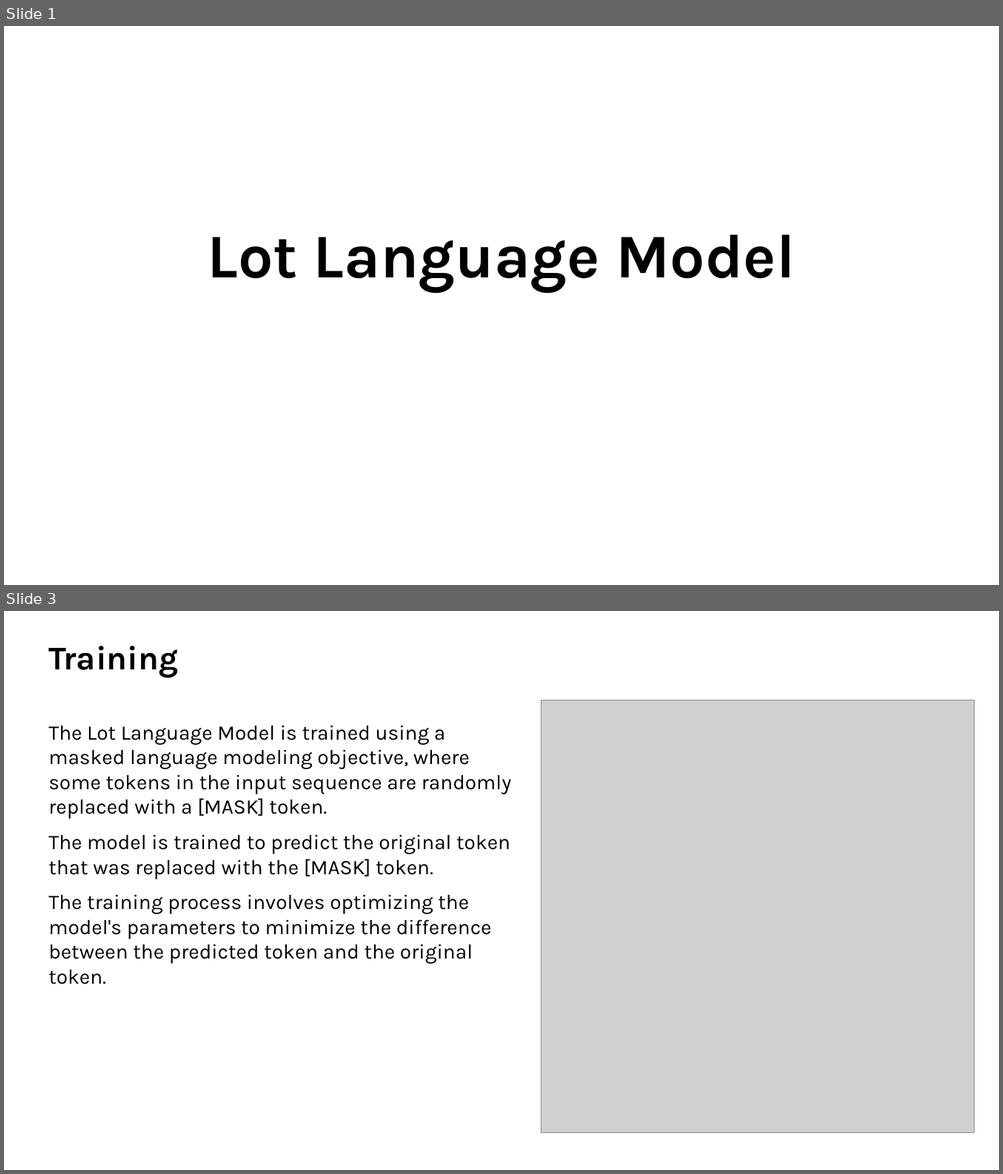
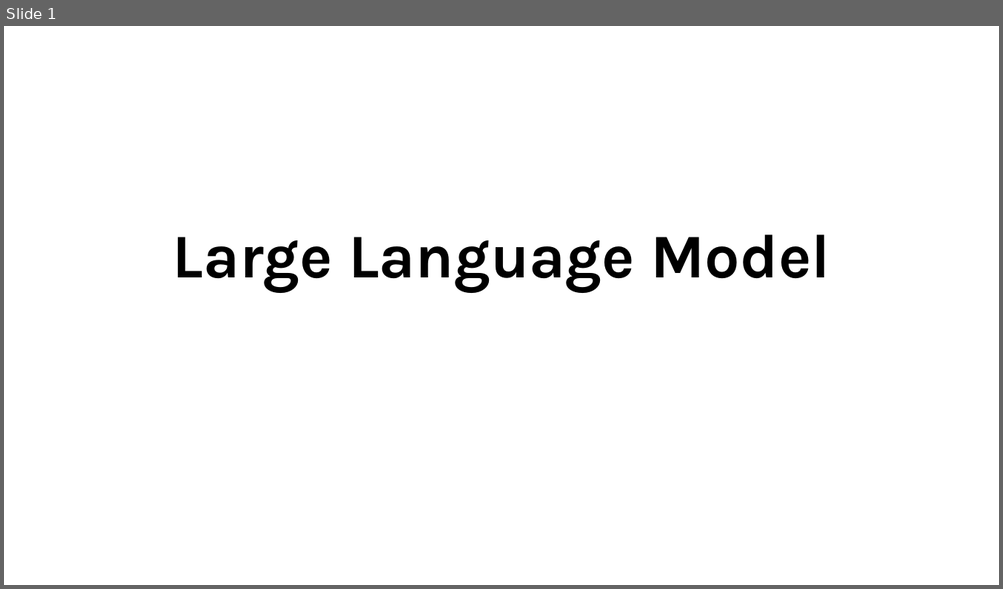
Before and after one commit to Hariprasath-2218/AURA, a slide deck: output.pptx. Shown one above the other, each under a label of ours: slides 1 and 3 before the commit, slide 1 after it; the slides between them are not shown. The pictures are 1003x1174 and 1003x589 pixels, drawn with LibreOffice and Linux fonts; fonts in the diff are those of the drawing; grey boxes stand for pictures; background and template pictures are left out. Boxes give left, top, right and bottom in pixels: in the first picture for what was removed or moved away, otherwise in the second. Text is boxed around its words. In the diff, an @@ line names an element or a change of style, - is before the commit and + after.

```diff
--- a/output.pptx
+++ b/output.pptx
@@ slide 3 removed at (4, 611, 999, 1170), background picture (left out) @@
@@ text removed at (48, 646, 178, 678) @@
-Training
@@ picture removed at (541, 701, 974, 1133) @@
@@ text removed at (48, 725, 511, 985) @@
-The Lot Language Model is trained using a masked language modeling objective, where some tokens in the input sequence are randomly replaced with a [MASK] token.
-The model is trained to predict the original token that was replaced with the [MASK] token.
-The training process involves optimizing the model's parameters to minimize the difference between the predicted token and the original token.
@@ slide 1 changed as well @@
@@ text at (173, 235, 831, 292): text changed @@
-Lot Language Model
+Large Language Model
```
Also in this commit, not shown: 4 other slides changed, 3 slides added, 2 other slides removed, 3 other files.
